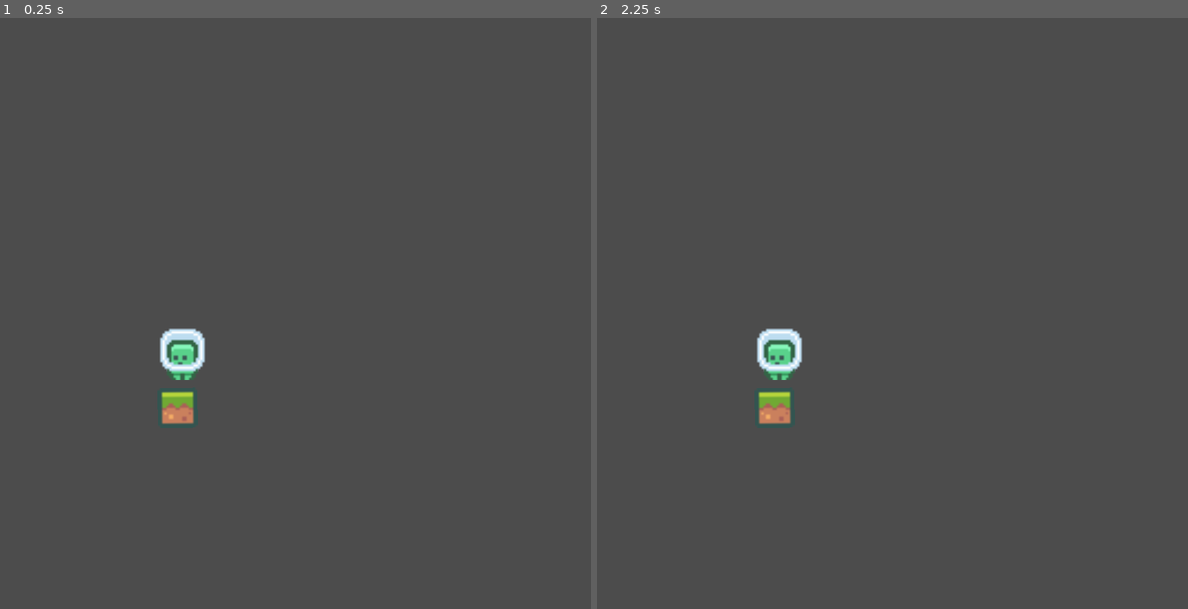
Above: before the commit, frames 1-2 (left to right).
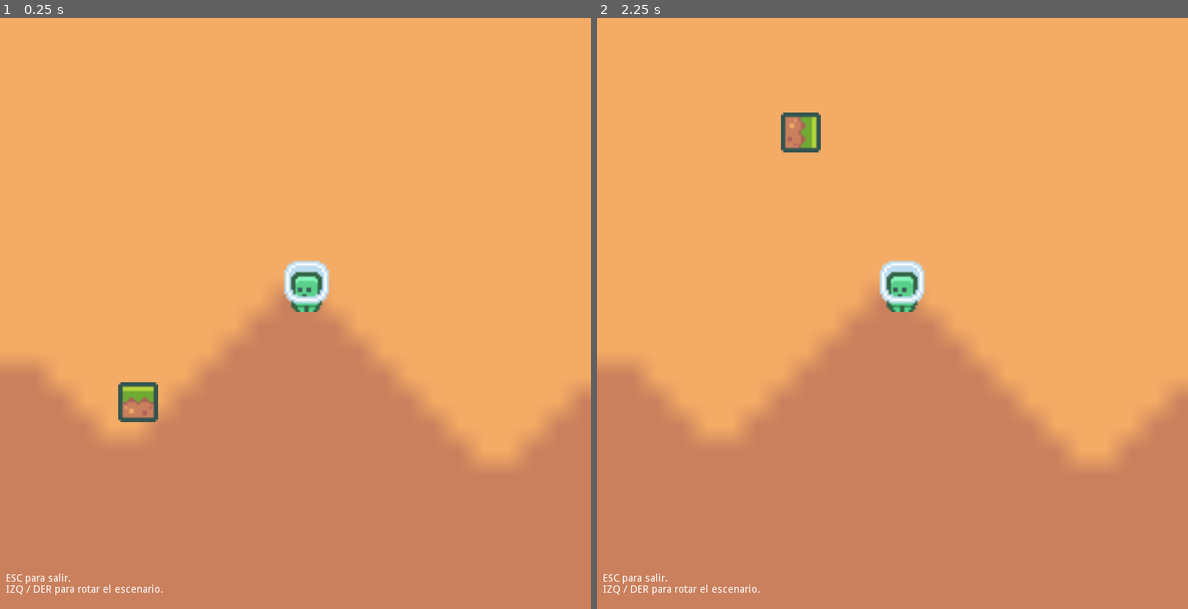
Above: after the commit, the same moments.

Repository: hertzet/spin-project
Game: Godot game, scene res://main.tscn
Two runs of this game, one before a commit and one after it. Both use one fixed random seed, a clock stepped at 60 frames per second and the inputs below.
Inputs:
- Up to frame 1 (0.25 s): no input
- Up to frame 2 (2.25 s): tap Enter at 0.5, 2 s; hold Right 0.53-1.28 s; tap Space at 1.25 s; hold Left 1.28-2.03 s; hold Right from 2.03 s (still down)

The runs differ from the first frame. In frame 1, 100% of the frame differs, in the area x 0-100%, y 0-100%; in frame 2, 100%.

Commit message:
Haciendo que se pueda rotar el escenario con las teclas.

Diff:
--- a/prueba-rotar-escenario/main.tscn
+++ b/prueba-rotar-escenario/main.tscn
@@ -1,19 +1,50 @@
-[gd_scene load_steps=4 format=2]
+[gd_scene load_steps=8 format=2]
 
 [ext_resource path="res://character_0000.png" type="Texture" id=1]
 [ext_resource path="res://close-with-scape.gd" type="Script" id=2]
 [ext_resource path="res://tile_0000.png" type="Texture" id=3]
+[ext_resource path="res://background_0004.png" type="Texture" id=4]
+[ext_resource path="res://rotate-with-keyboard.gd" type="Script" id=5]
+[ext_resource path="res://prevent-rotation.gd" type="Script" id=6]
+[ext_resource path="res://platform.tres" type="Shape2D" id=7]
 
 [node name="world" type="Node2D"]
 script = ExtResource( 2 )
 
-[node name="player" type="Sprite" parent="."]
-position = Vector2( 247, 454 )
+[node name="Background0004" type="Sprite" parent="."]
+position = Vector2( 402, 401 )
+scale = Vector2( 33.7292, 33.6458 )
+z_index = -179
+texture = ExtResource( 4 )
+
+[node name="Node2D" type="Node2D" parent="."]
+position = Vector2( 414, 382 )
+script = ExtResource( 5 )
+
+[node name="player" type="Sprite" parent="Node2D"]
+position = Vector2( 1, 1 )
 scale = Vector2( 3, 3 )
 texture = ExtResource( 1 )
+offset = Vector2( 0.077, -6.831 )
+script = ExtResource( 6 )
 
-[node name="Tile0000" type="Sprite" parent="."]
-position = Vector2( 240.48, 527.692 )
-rotation = -0.00926775
+[node name="KinematicBody2D" type="KinematicBody2D" parent="Node2D"]
+
+[node name="Tile0000" type="Sprite" parent="Node2D/KinematicBody2D"]
+position = Vector2( -227, 138 )
 scale = Vector2( 3, 3 )
 texture = ExtResource( 3 )
+
+[node name="CollisionShape2D" type="CollisionShape2D" parent="Node2D/KinematicBody2D"]
+position = Vector2( -227, 138 )
+rotation = 9.31323e-10
+scale = Vector2( 1, 1 )
+shape = ExtResource( 7 )
+
+[node name="RichTextLabel" type="RichTextLabel" parent="."]
+margin_left = 8.0
+margin_top = 752.0
+margin_right = 295.0
+margin_bottom = 788.0
+text = "ESC para salir.
+IZQ / DER para rotar el escenario."
--- /dev/null
+++ b/prueba-rotar-escenario/platform.tres
@@ -0,0 +1,4 @@
+[gd_resource type="RectangleShape2D" format=2]
+
+[resource]
+extents = Vector2( 27, 27 )
--- /dev/null
+++ b/prueba-rotar-escenario/prevent-rotation.gd
@@ -0,0 +1,12 @@
+extends Sprite
+
+
+func _input(event):
+	# Este script es muy parecido al de Node 2D (stage), solo
+	# que hace rotar al personaje en el sentido opuesto, para
+	# que siempre tenga los pies hacia abajo.
+	if event is InputEventKey and event.is_pressed():
+		if(event.scancode == KEY_LEFT):
+			self.rotation_degrees += 90
+		if(event.scancode == KEY_RIGHT):
+			self.rotation_degrees -= 90
--- a/prueba-rotar-escenario/project.godot
+++ b/prueba-rotar-escenario/project.godot
@@ -27,4 +27,6 @@
 
 [rendering]
 
+2d/snapping/use_gpu_pixel_snap=true
+quality/lightmapping/use_bicubic_sampling=false
 environment/default_environment="res://default_env.tres"
--- /dev/null
+++ b/prueba-rotar-escenario/rotate-with-keyboard.gd
@@ -0,0 +1,8 @@
+extends Node2D
+
+func _input(event):
+	if event is InputEventKey and event.is_pressed():
+		if(event.scancode == KEY_LEFT):
+			self.rotation_degrees -= 90
+		if(event.scancode == KEY_RIGHT):
+			self.rotation_degrees += 90
Binary file added: prueba-rotar-escenario/background_0004.png
Not shown, added: prueba-rotar-escenario/background_0004.png.import
Binary file added: prueba-rotar-escenario/background_0010.png
Not shown, added: prueba-rotar-escenario/background_0010.png.import
